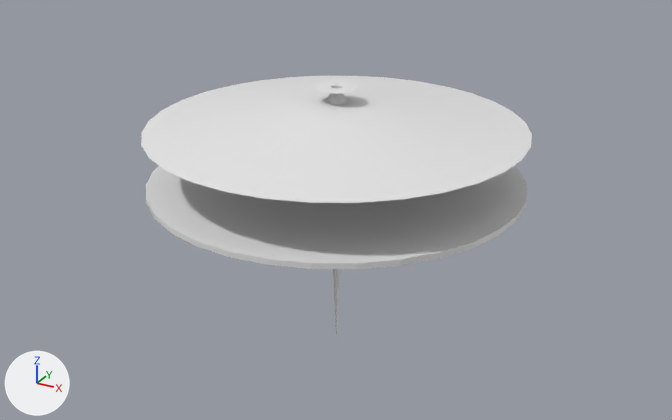
A saved change to the Blender file OSVU/Assets/Models/SpaceStation/SpaceStation.blend.
One viewpoint serves both versions: a camera (50 mm lens) standing at (155.0, -283.0, 129.0) and looking at (-1.0, 2.0, -14.0). Every picture has the same lights, and +X, +Y and +Z are marked at lower left.

Objects in the first picture: 'Base', 'Top'.
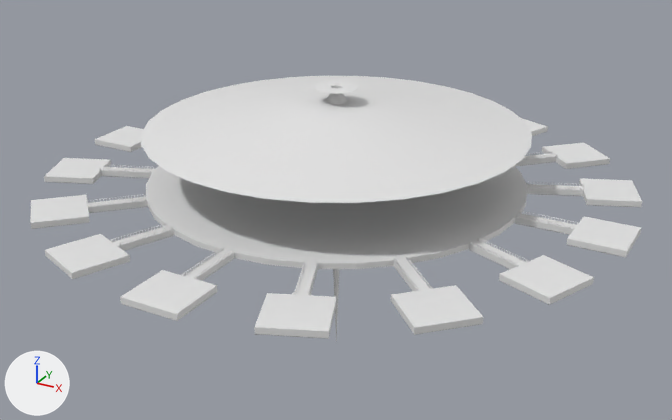
What differs and where, as boxes [x1, y1, x2, y2] in the pictures (672 x 420 px):
'LandingPlatforms', added: after [30, 118, 642, 339]
'Fences', added: after [87, 151, 585, 296]

What the commit changed:
Mesh me_cube_003 is new.
It has 334 vertices, 176 faces and spans x 69.8..90.2, y -3.0..3.0, z 0.0..1.0.
Mesh me_cube_002 is new.
It has 63 vertices, 58 faces and spans x 69.8..109.0, y -10.0..10.0, z -2.4..0.0.
Object 'Fences' (ob_fences) is new; it shows me_cube_003.
Its location is (0.0, 0.0, 0.0).
It gains a ARRAY modifier named 'Array'.
Modifier setting: count = 16.
Modifier setting: constant_offset_displace = (0.0, 0.0, 0.0).
Modifier setting: use_relative_offset = False.
Modifier setting: use_object_offset = True.
Modifier setting: offset_object = ob_empty.
Object 'Empty' (ob_empty) is new.
Its location is (0.0, 0.0, 0.0).
Its rotation in degrees is (0, 0, 23).
Object 'LandingPlatforms' (ob_landingplatforms) is new; it shows me_cube_002.
Its location is (0.0, 0.0, 0.0).
It gains a ARRAY modifier named 'Array'.
Modifier setting: count = 16.
Modifier setting: constant_offset_displace = (0.0, 0.0, 0.0).
Modifier setting: use_relative_offset = False.
Modifier setting: use_object_offset = True.
Modifier setting: offset_object = ob_empty.
